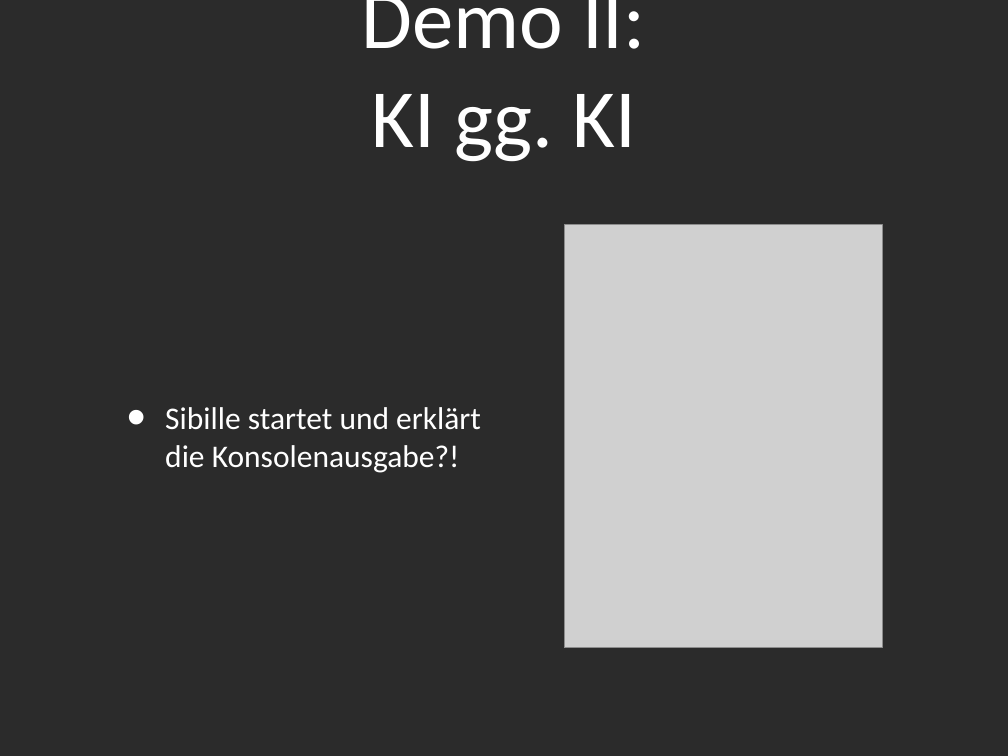
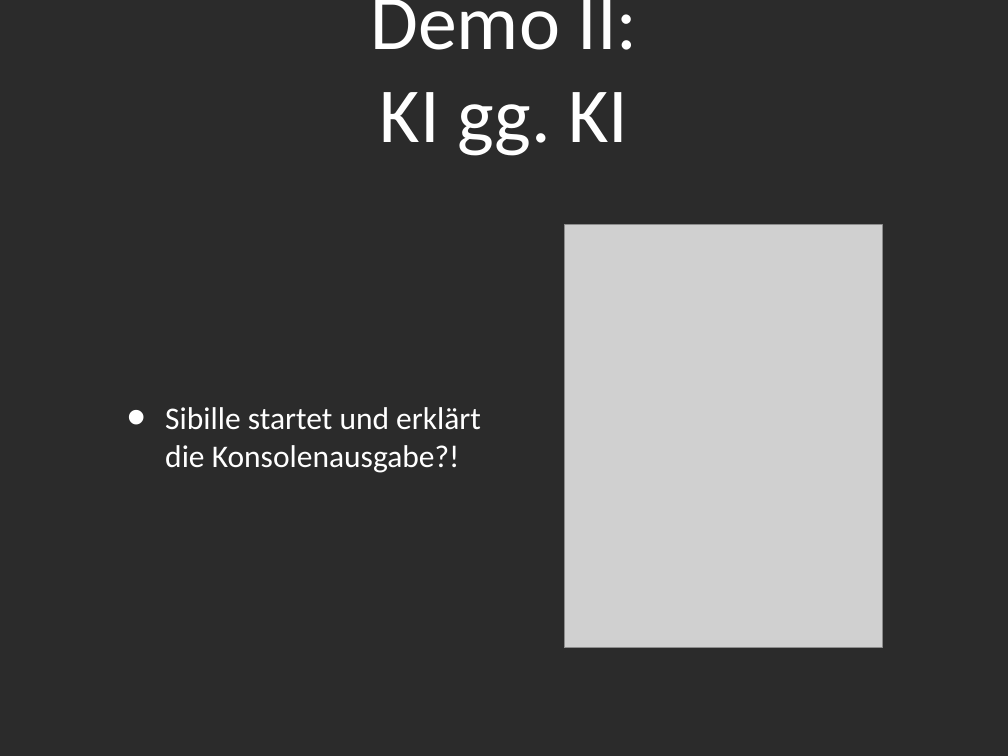
Before and after one commit to novac045/ai-battleship, a slide deck: slide 8 of Präsentation/Presentation_PPT.ppt. Drawn at 1008x756 pixels with LibreOffice and Linux fonts; fonts in the diff are those of the drawing; grey boxes stand for pictures; background and template pictures are left out; a plain dark background stands for a picture behind light text. Boxes give left, top, right and bottom in pixels: in the first picture for what was removed or moved away, otherwise in the second. Text is boxed around its words. In the diff, an @@ line names an element or a change of style, - is before the commit and + after.

```diff
--- a/Präsentation/Presentation_PPT.ppt
+++ b/Präsentation/Presentation_PPT.ppt
@@ title "Demo II: KI gg. KI" at (x1=370, y1=0, x2=638, y2=156): size 84 to 79 pt @@
```
Also in this commit, not shown: 4 other slides changed, 2 other files.
